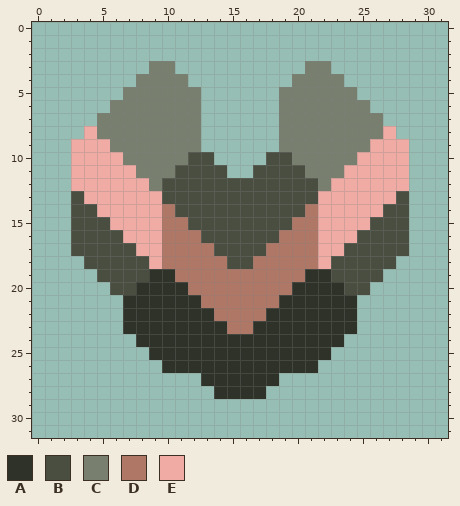
Edited in one commit: pixel-art sprite (sprites/Units/ground/Legate-weapon.png). The picture above was drawn from the file before the commit.
The file is 32x32 pixels.
Palette (. is transparent): A #2f3229  B #494e40  C #787f6e  D #af7765  E #f0aba4
Pixels before, first column x 3:
 3 ......CC..........CC......
 4 .....CCCC........CCCC.....
 5 ....CCCCCC......CCCCCC....
 6 ...CCCCCCC......CCCCCCC...
 7 ..CCCCCCCC......CCCCCCCC..
 8 .ECCCCCCCC......CCCCCCCCE.
 9 EEECCCCCCC......CCCCCCCEEE
10 EEEECCCCCBB....BBCCCCCEEEE
11 EEEEECCCBBBB..BBBBCCCEEEEE
12 EEEEEECBBBBBBBBBBBBCEEEEEE
13 BEEEEEEBBBBBBBBBBBBEEEEEEB
14 BBEEEEEDBBBBBBBBBBDEEEEEBB
15 BBBEEEEDDBBBBBBBBDDEEEEBBB
16 BBBBEEEDDDBBBBBBDDDEEEBBBB
17 BBBBBEEDDDDBBBBDDDDEEBBBBB
18 .BBBBBEDDDDDBBDDDDDEBBBBB.
19 ..BBBBAADDDDDDDDDDAABBBB..
20 ...BBAAAADDDDDDDDAAAABB...
21 ....AAAAAADDDDDDAAAAAA....
22 ....AAAAAAADDDDAAAAAAA....
23 ....AAAAAAAADDAAAAAAAA....
24 .....AAAAAAAAAAAAAAAA.....
25 ......AAAAAAAAAAAAAA......
26 .......AAAAAAAAAAAA.......
27 ..........AAAAAA..........
28 ...........AAAA...........
Now the later version:
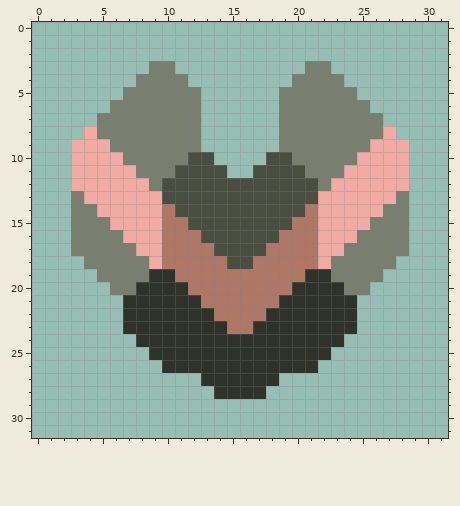
Diff:
The edit turns colour B into colour C in row 13 at x 3 and 28; in row 14 at x 3 to 4 and 27 to 28; in row 15 at x 3 to 5 and 26 to 28; in row 16 at x 3 to 6 and 25 to 28; in row 17 at x 3 to 7 and 24 to 28; in row 18 at x 4 to 8 and 23 to 27.
The edit turns colour B into colour C in row 19 at x 5 to 8 and 23 to 26; in row 20 at x 6 to 7 and 24 to 25.
